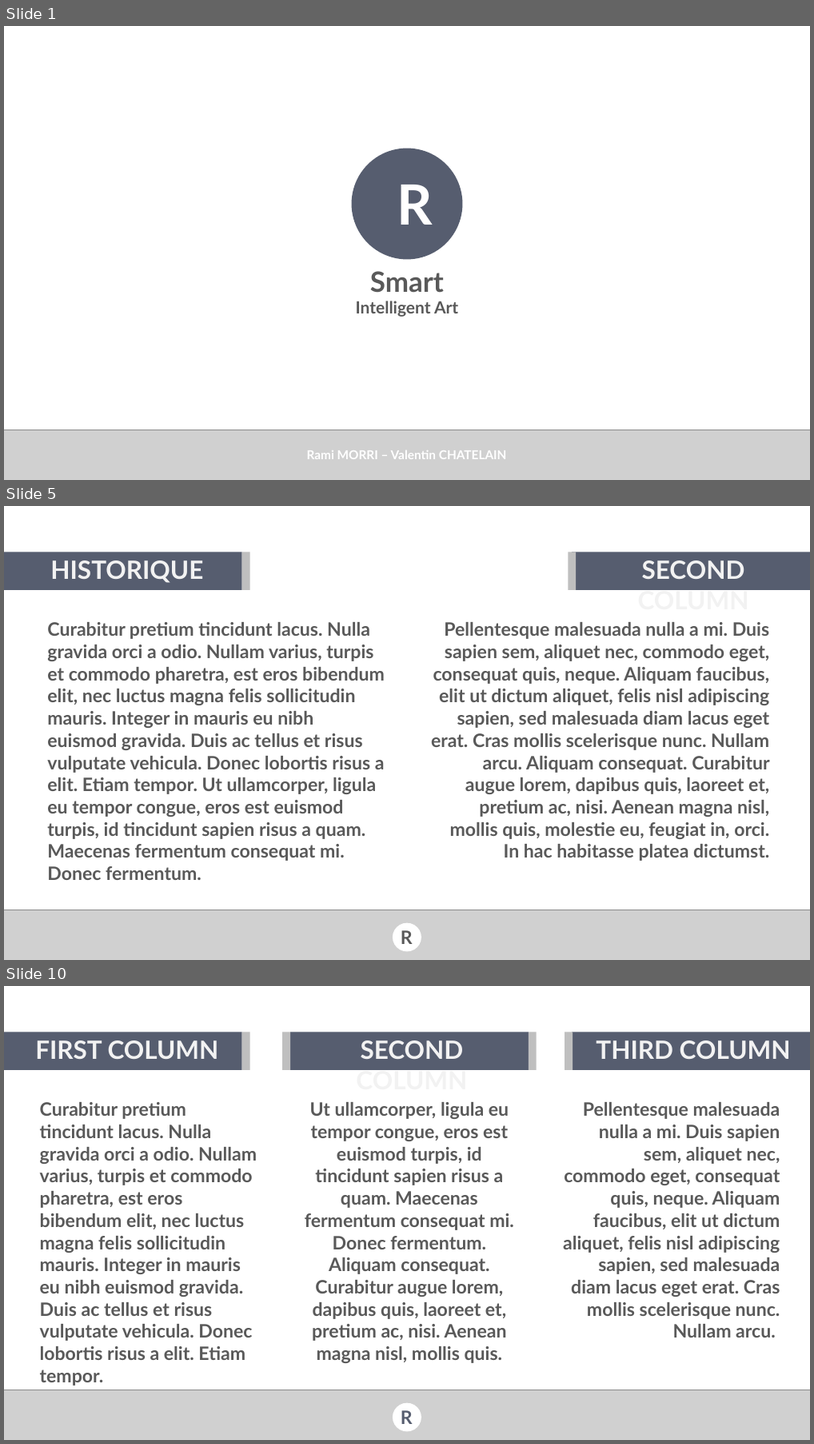
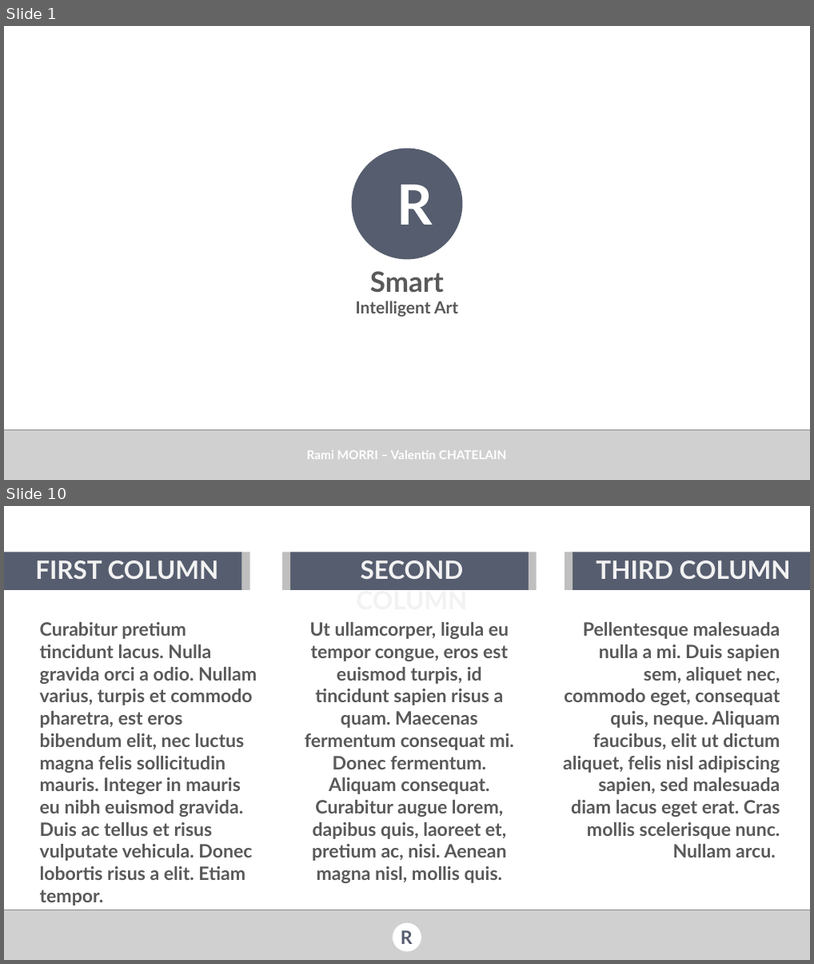
Before and after one commit to val92130/RSmart, a slide deck: Docs/Forum PI/RSmart presentation forum PI.pptx. Shown one above the other, each under a label of ours: slides 1, 5 and 10 before the commit, slides 1 and 10 after it; the slides between them are not shown. The pictures are 814x1444 and 814x964 pixels, drawn with LibreOffice and Linux fonts; fonts in the diff are those of the drawing; grey boxes stand for pictures; background and template pictures are left out. Boxes give left, top, right and bottom in pixels: in the first picture for what was removed or moved away, otherwise in the second. Text is boxed around its words. In the diff, an @@ line names an element or a change of style, - is before the commit and + after.

```diff
--- a/Docs/Forum PI/RSmart presentation forum PI.pptx
+++ b/Docs/Forum PI/RSmart presentation forum PI.pptx
@@ slide 5 removed at [4, 506, 810, 960], background picture (left out) @@
@@ rectangle removed at [4, 552, 242, 590] @@
@@ rectangle removed at [242, 552, 250, 590] @@
@@ rectangle removed at [569, 552, 577, 590] @@
@@ rectangle removed at [572, 552, 810, 590] @@
@@ text removed at [50, 560, 203, 583] @@
-HISTORIQUE
@@ text removed at [638, 560, 750, 590] @@
-SECOND COLUMN
@@ text removed at [47, 622, 385, 880] @@
-Curabitur pretium tincidunt lacus. Nulla gravida orci a odio. Nullam varius, turpis et commodo pharetra, est eros bibendum elit, nec luctus magna felis sollicitudin mauris. Integer in mauris eu nibh euismod gravida. Duis ac tellus et risus vulputate vehicula. Donec lobortis risus a elit. Etiam tempor. Ut ullamcorper, ligula eu tempor congue, eros est euismod turpis, id tincidunt sapien risus a quam. Maecenas fermentum consequat mi. Donec fermentum.
@@ text removed at [431, 622, 770, 860] @@
-Pellentesque malesuada nulla a mi. Duis sapien sem, aliquet nec, commodo eget, consequat quis, neque. Aliquam faucibus, elit ut dictum aliquet, felis nisl adipiscing sapien, sed malesuada diam lacus eget erat. Cras mollis scelerisque nunc. Nullam arcu. Aliquam consequat. Curabitur augue lorem, dapibus quis, laoreet et, pretium ac, nisi. Aenean magna nisl, mollis quis, molestie eu, feugiat in, orci. In hac habitasse platea dictumst.
@@ picture removed at [4, 909, 810, 960] @@
@@ ellipse removed at [393, 923, 422, 951] @@
@@ text removed at [401, 930, 413, 944] @@
-R
```
Also in this commit, not shown: 6 slides changed, 3 slides added, 2 other slides removed.
